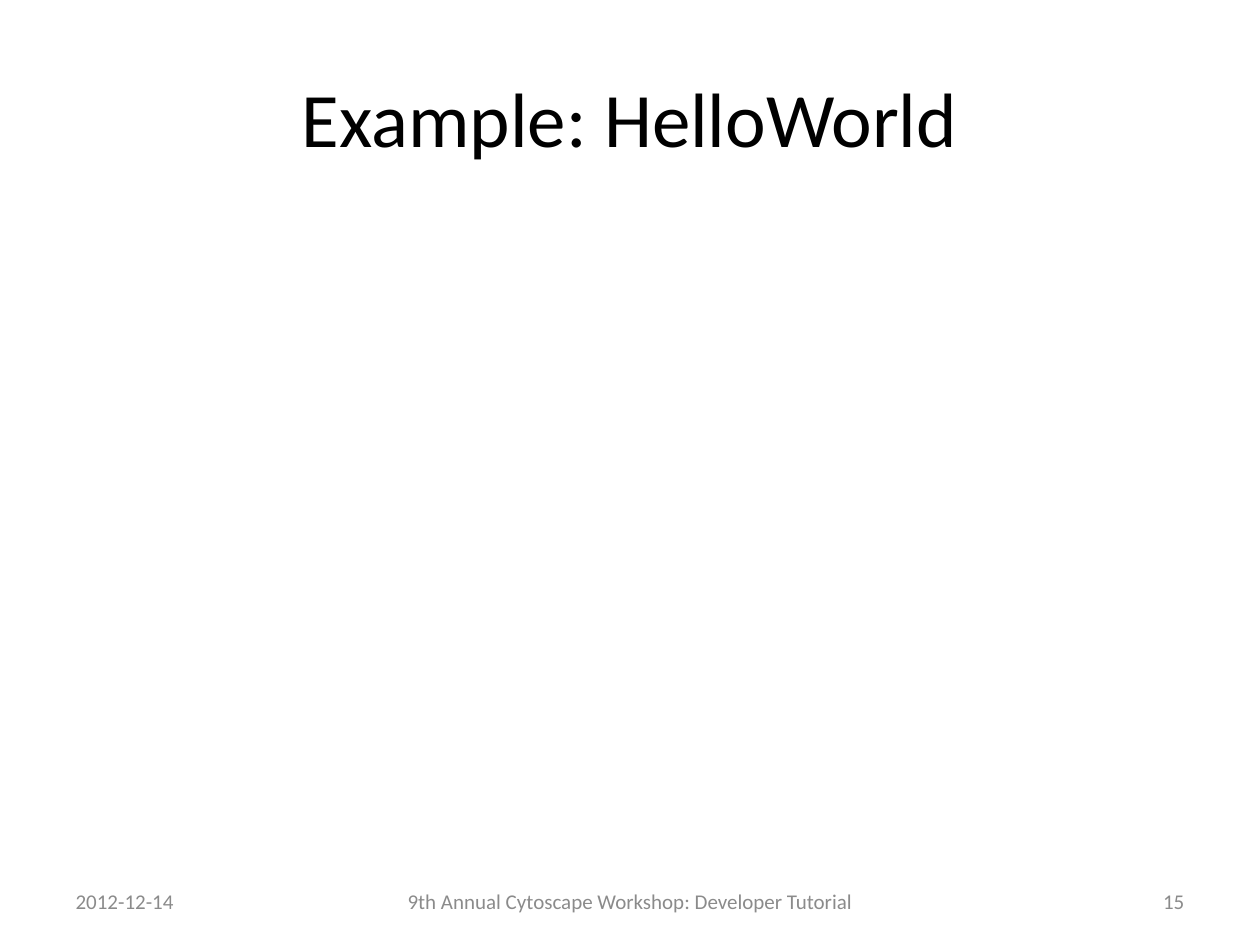
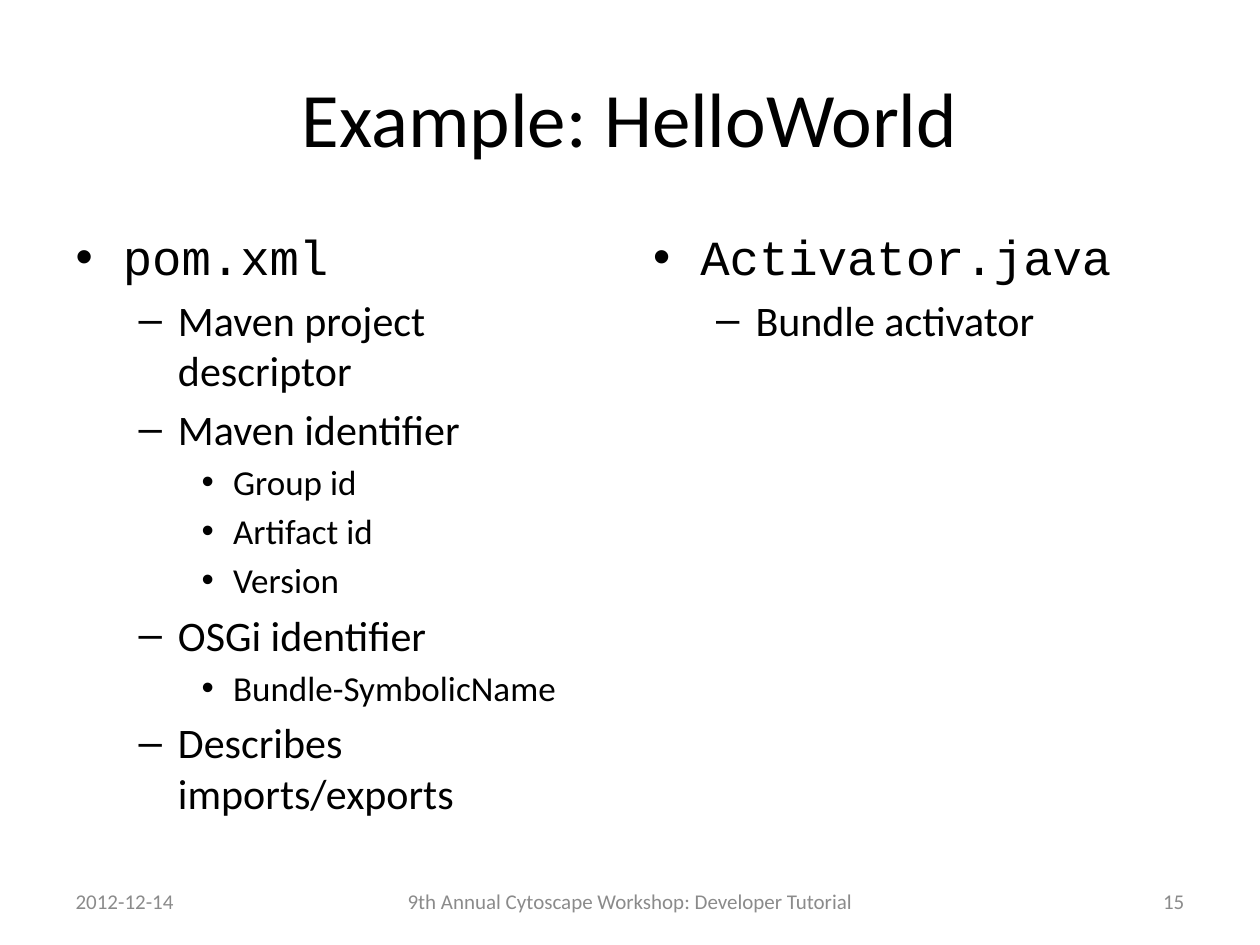
Before and after one commit to jrrmzz/cy3-dev-tutorial, a slide deck: slide 15 of slides.pptx. Drawn at 1260x945 pixels with LibreOffice and Linux fonts; fonts in the diff are those of the drawing. Boxes give left, top, right and bottom in pixels: in the first picture for what was removed or moved away, otherwise in the second. Text is boxed around its words. In the diff, an @@ line names an element or a change of style, - is before the commit and + after.

```diff
--- a/slides.pptx
+++ b/slides.pptx
@@ text added at [123, 240, 556, 816], 24 pt, text #000000 @@
+• pom.xml
+  – Maven project descriptor
+  – Maven identifier
+    • Group id
+    • Artifact id
+    • Version
+  – OSGi identifier
+    • Bundle-SymbolicName
+  – Describes imports/exports
@@ text added at [700, 240, 1111, 337], 24 pt, text #000000 @@
+• Activator.java
+  – Bundle activator
```
Also in this commit, not shown: 9 other slides changed, 8 slides added.
